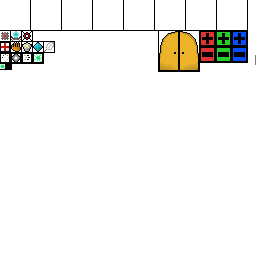
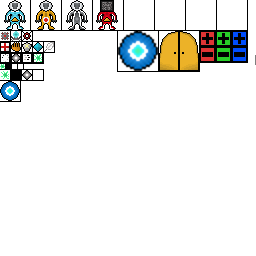
Before/after of a 256×256 layered artwork. What changed in the layer stack:
renamed "16x16_Sprite_Sheet.jpg" to "Pasted Layer", painted on it over <box>0,0,158,102</box>
